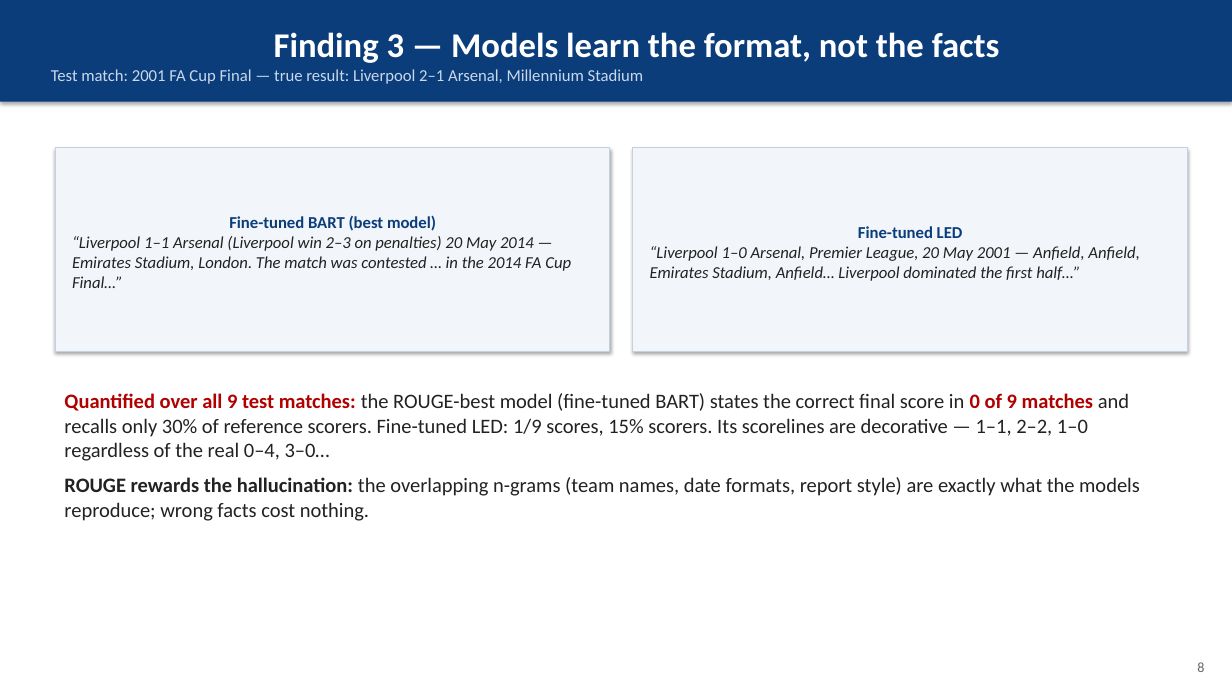
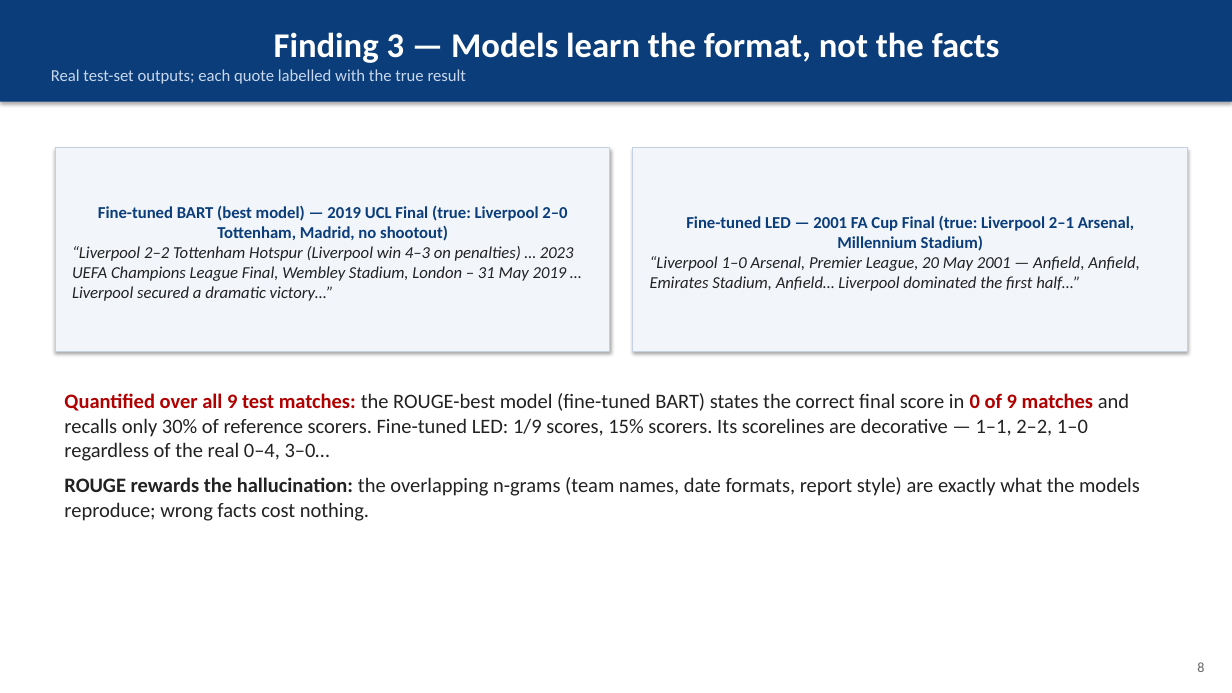
Before and after one commit to christiandalfarra/ANLP_Project, a slide deck: slide 8 of report/slides/ANLP_slides.pptx. Drawn at 1232x693 pixels with LibreOffice and Linux fonts; fonts in the diff are those of the drawing. Boxes give left, top, right and bottom in pixels: in the first picture for what was removed or moved away, otherwise in the second. Text is boxed around its words. In the diff, an @@ line names an element or a change of style, - is before the commit and + after.

```diff
--- a/report/slides/ANLP_slides.pptx
+++ b/report/slides/ANLP_slides.pptx
@@ text in rectangle at bbox=[51, 69, 466, 84]: text changed @@
-Test match: 2001 FA Cup Final — true result: Liverpool 2–1 Arsenal, Millennium Stadium
+Real test-set outputs; each quote labelled with the true result
@@ text in rectangle at bbox=[72, 205, 574, 301]: text changed @@
-Fine-tuned BART (best model)
-“Liverpool 1–1 Arsenal (Liverpool win 2–3 on penalties) 20 May 2014 — Emirates Stadium, London. The match was contested … in the 2014 FA Cup Final…”
+Fine-tuned BART (best model) — 2019 UCL Final (true: Liverpool 2–0 Tottenham, Madrid, no shootout)
+“Liverpool 2–2 Tottenham Hotspur (Liverpool win 4–3 on penalties) … 2023 UEFA Champions League Final, Wembley Stadium, London – 31 May 2019 … Liverpool secured a dramatic victory…”
@@ text in rectangle at bbox=[686, 216, 1134, 251]: text changed @@
-Fine-tuned LED
+Fine-tuned LED — 2001 FA Cup Final (true: Liverpool 2–1 Arsenal, Millennium Stadium)
```
Also in this commit, not shown: 1 other slide changed, 5 other files.
